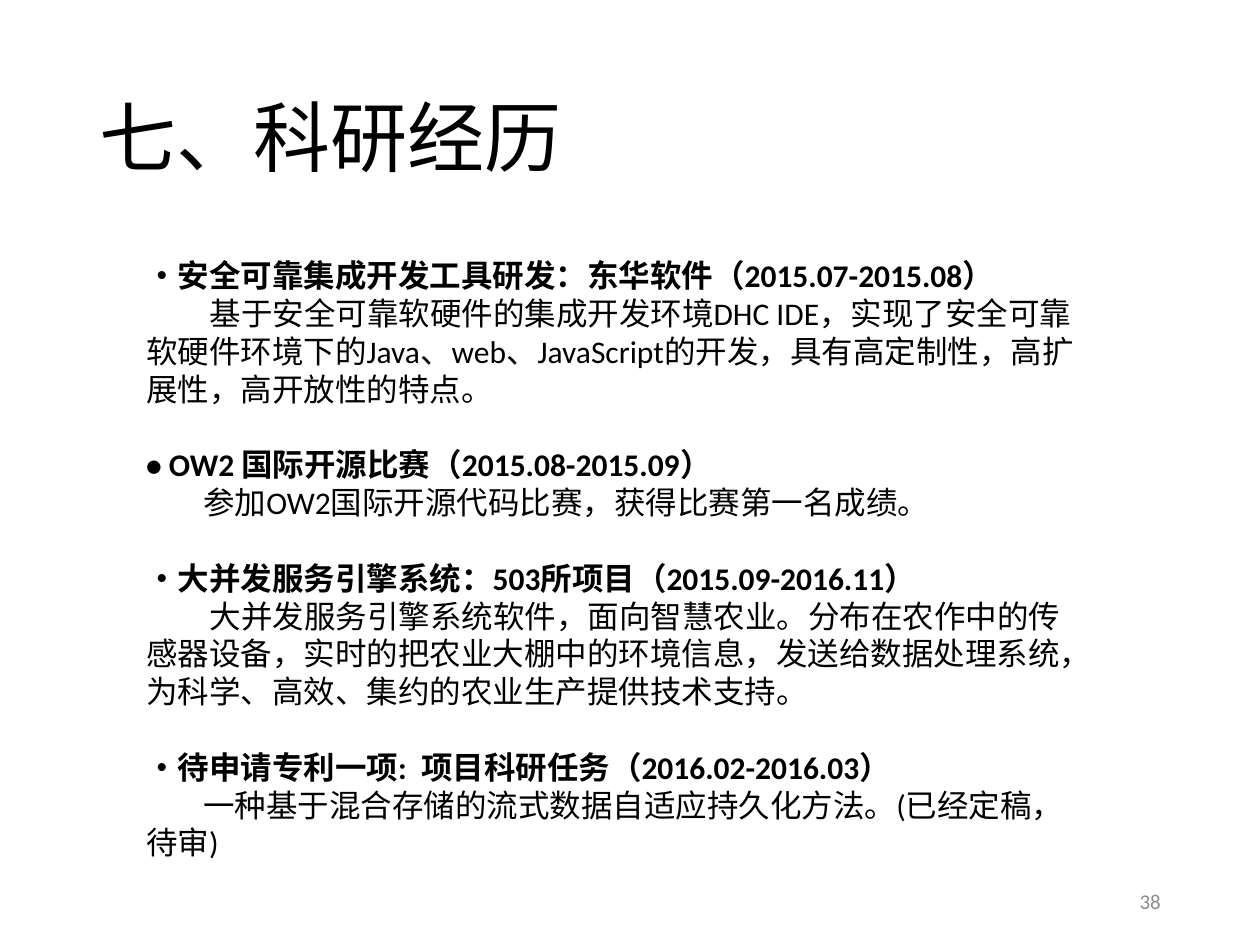
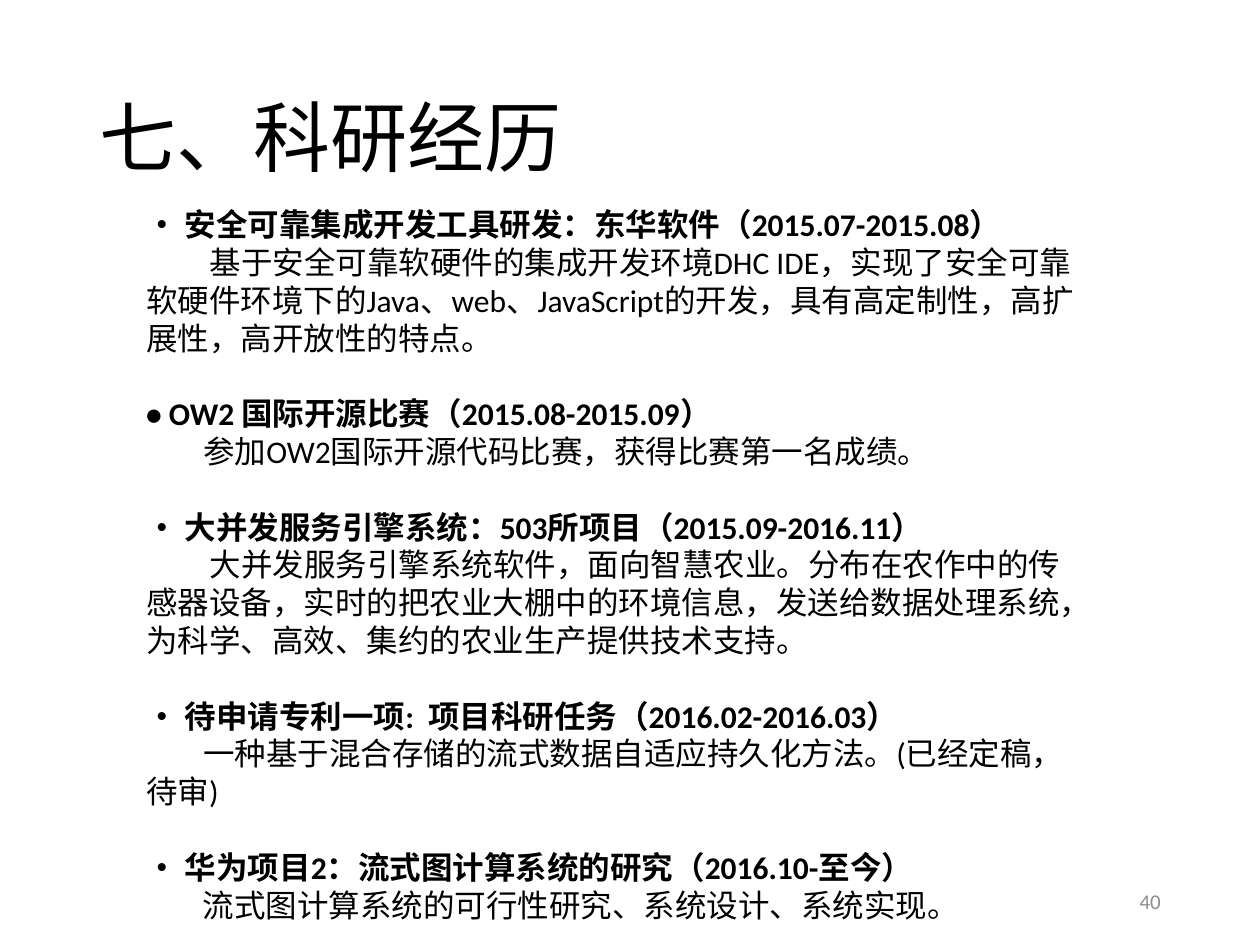
Before and after one commit to DuanSky22/GraduationThesis, a slide deck: slide 40 of post-graduate paper/中期汇报-段世凯-v3.0.pptx (slide 38 before the commit). Drawn at 1260x945 pixels with LibreOffice and Linux fonts; fonts in the diff are those of the drawing. Boxes give left, top, right and bottom in pixels: in the first picture for what was removed or moved away, otherwise in the second. Text is boxed around its words. In the diff, an @@ line names an element or a change of style, - is before the commit and + after.

```diff
--- a/post-graduate paper/中期汇报-段世凯-v3.0.pptx
+++ b/post-graduate paper/中期汇报-段世凯-v3.0.pptx
@@ text "• 安全可靠集成开发工具研发：东华软件（2015.07-2015.08）": place and size @@
-text "• 安全可靠集成开发工具研发：东华软件（2015.07-2015.08）" at (146,260,1091,858)
+text "• 安全可靠集成开发工具研发：东华软件（2015.07-2015.08）" at (146,209,1091,920)
@@ text at (185,209,1002,239): spaces changed @@
-•安全可靠集成开发工具研发：东华软件（2015.07-2015.08）
+• 安全可靠集成开发工具研发：东华软件（2015.07-2015.08）
@@ text at (185,512,923,542): spaces changed @@
-•大并发服务引擎系统：503所项目（2015.09-2016.11）
+• 大并发服务引擎系统：503所项目（2015.09-2016.11）
@@ text at (185,701,898,731): spaces changed @@
-•待申请专利一项: 项目科研任务（2016.02-2016.03）
+• 待申请专利一项: 项目科研任务（2016.02-2016.03）
@@ text at (185,852,959,920): paragraphs added @@
+• 华为项目2：流式图计算系统的研究（2016.10-至今）
+流式图计算系统的可行性研究、系统设计、系统实现。
@@ page number at (1140,895,1161,909): text changed @@
-38
+40
```
Also in this commit, not shown: 23 other slides changed, 7 slides added, 5 slides removed, 15 other files.
